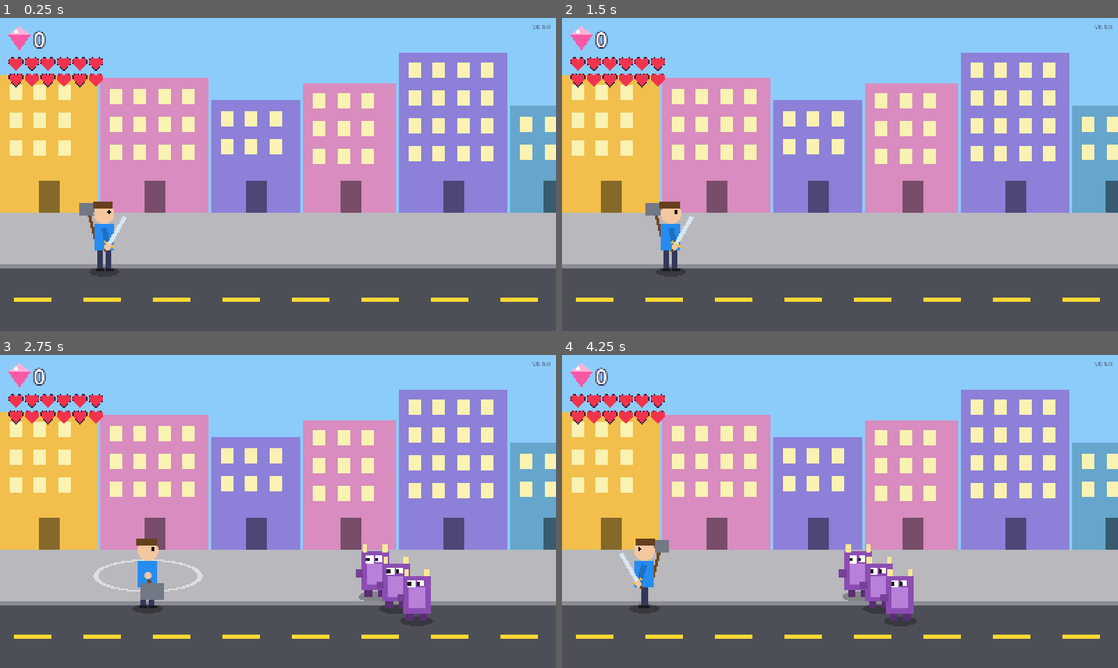
Above: before the commit, frames 1-4 (two rows, left to right).
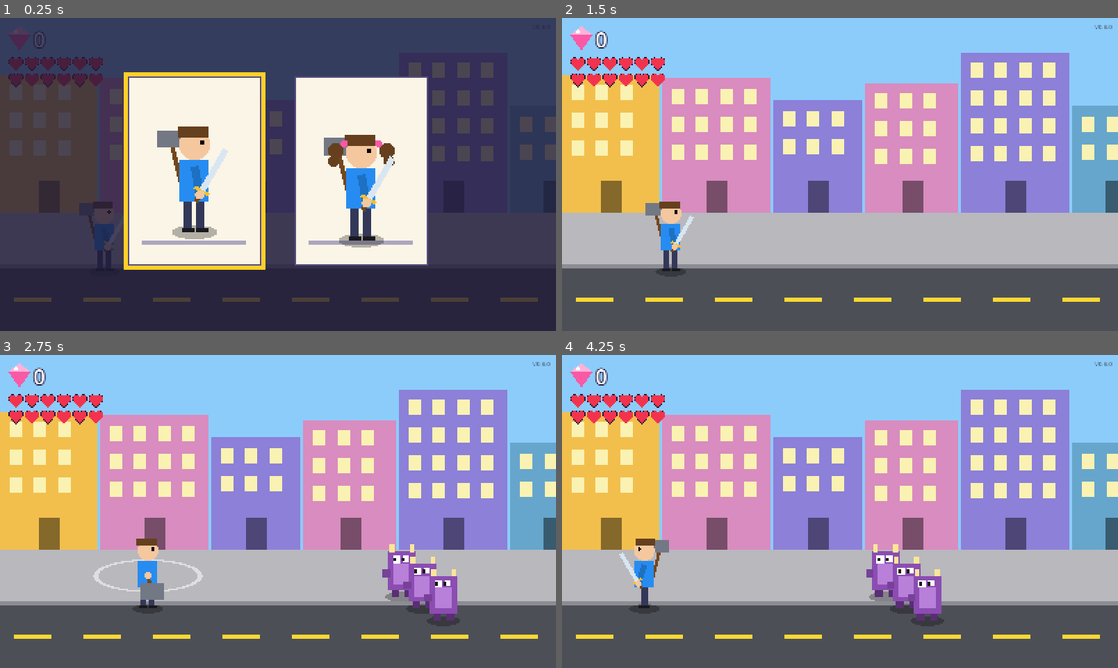
Above: after the commit, the same moments.

Repository: 84gareth/project-charlie
Game: Godot game, scene res://scenes/main.tscn
The game is run twice, just before and just after one commit, with the same random seed, the same clock (stepped at 60 frames per second) and the same inputs.
Inputs (mouse positions are in pixels of both pictures, inside the frame that each line leads up to):
- Up to frame 1 (0.25 s): no input
- Up to frame 2 (1.5 s): tap Enter (ui_accept) at 0.5, 0.77, 1.07 s; move the mouse to (962, 158) at 0.52 s; hold Right (move_right) 0.53-1.25 s; hold X (hammer) 0.53-1.25 s; click (962, 158) at 0.67 s; tap Z (sword) at 0.8 s; drag from (728, 190) to (812, 237) at 1.27 s
- Up to frame 3 (2.75 s): move the mouse to (333, 442) at 2.02 s; hold Right (move_right) from 2.03 s (still down); hold Enter (ui_accept) from 2.03 s (still down); click (333, 442) at 2.17 s; tap X (hammer) at 2.3 s
- Up to frame 4 (4.25 s): release Right (move_right) at 2.75 s; release Enter (ui_accept) at 2.75 s; drag from (812, 574) to (673, 464) at 2.77 s; move the mouse to (1006, 558) at 3.52 s; hold Left (move_left) from 3.53 s (still down); hold Z (sword) from 3.53 s (still down); click (1006, 558) at 3.67 s; tap Enter (ui_accept) at 3.77, 3.8, 4.07 s

The runs differ from the first frame. In frame 1, 99% of the frame differs, in the area x 0-100%, y 0-100%; in frame 2, less than 0.1%; in frame 3, 3.1%; in frame 4, 3.2%.

Commit message:
feat: pick a boy or a girl at the start (v0.6.0)
Phase 2, step 5, the last build step of the first touch test. Charlie
chose two pigtails for the girl.

- Pick screen (scenes/hero_picker.tscn): two big cards over a dimmed
  street, boy left and girl right; the chosen card gets a yellow frame
  and its hero bounces. No reading needed. Arrows, d-pad or stick move
  the choice; any attack button, Enter or a click picks. Picker input is
  marked handled, so the picking press doesn't also swing the sword.
- Nothing happens on the street (no walking, no waves) until a hero is
  picked; then the picker is freed and the fight begins as before.
- Hero art gains `look`: the girl has two pigtails with pink bobbles,
  also when knocked down.
- Playtest: street mode opens on the picker; --hero=boy|girl (and
  `tools/playtest.sh <mode> girl`) skips it. Practice and fight skip it
  as the boy by default. Existing live tests set hero_look to skip it.
- Tests: choice clamping, card hit-testing and layout (unit); picker
  blocks play, keys/pad/click pick, no leaked swing, preset skips it
  (live). Mutation-checked, including the input leak on its own.

Co-Authored-By: Claude Opus 5.5 <noreply@anthropic.com>

Diff:
--- a/project.godot
+++ b/project.godot
@@ -11,7 +11,7 @@
 [application]
 
 config/name="Project Charlie"
-config/version="0.5.0"
+config/version="0.6.0"
 run/main_scene="res://scenes/main.tscn"
 config/features=PackedStringArray("4.7", "GL Compatibility")
 config/icon="res://icon.svg"
--- /dev/null
+++ b/scenes/hero_picker.tscn
@@ -0,0 +1,31 @@
+[gd_scene load_steps=3 format=3]
+
+[ext_resource type="Script" path="res://scripts/picker_board.gd" id="1_board"]
+[ext_resource type="Script" path="res://scripts/hero_art.gd" id="2_art"]
+
+[node name="HeroPicker" type="CanvasLayer"]
+layer = 10
+
+[node name="Dim" type="ColorRect" parent="."]
+anchors_preset = 15
+anchor_right = 1.0
+anchor_bottom = 1.0
+grow_horizontal = 2
+grow_vertical = 2
+mouse_filter = 2
+color = Color(0.12, 0.1, 0.22, 0.8)
+
+[node name="Board" type="Node2D" parent="."]
+unique_name_in_owner = true
+script = ExtResource("1_board")
+
+[node name="BoyArt" type="Node2D" parent="Board"]
+position = Vector2(560, 640)
+scale = Vector2(1.5, 1.5)
+script = ExtResource("2_art")
+
+[node name="GirlArt" type="Node2D" parent="Board"]
+position = Vector2(1040, 640)
+scale = Vector2(1.5, 1.5)
+script = ExtResource("2_art")
+look = "girl"
--- a/scenes/main.tscn
+++ b/scenes/main.tscn
@@ -1,10 +1,11 @@
-[gd_scene load_steps=6 format=3]
+[gd_scene load_steps=7 format=3]
 
 [ext_resource type="Script" path="res://scripts/main.gd" id="1_main"]
 [ext_resource type="Script" path="res://scripts/street_art.gd" id="2_street"]
 [ext_resource type="PackedScene" path="res://scenes/hero.tscn" id="3_hero"]
 [ext_resource type="Script" path="res://scripts/gem_art.gd" id="4_gem"]
 [ext_resource type="Script" path="res://scripts/hearts_art.gd" id="5_hearts"]
+[ext_resource type="PackedScene" path="res://scenes/hero_picker.tscn" id="6_picker"]
 
 [node name="Main" type="Node2D"]
 script = ExtResource("1_main")
@@ -68,3 +69,5 @@
 unique_name_in_owner = true
 position = Vector2(46, 132)
 script = ExtResource("5_hearts")
+
+[node name="HeroPicker" parent="." instance=ExtResource("6_picker")]
--- a/scripts/hero.gd
+++ b/scripts/hero.gd
@@ -26,9 +26,11 @@
 var blinking: bool = false
 ## True while knocked down: no walking or attacking.
 var down: bool = false
+## False while the start screen is up: no walking or attacking.
+var controls_on: bool = true
 
 func _unhandled_input(event: InputEvent) -> void:
-	if down:
+	if down or not controls_on:
 		return
 	if event.is_action_pressed("sword"):
 		_start_attack(Attacks.SWORD)
@@ -50,7 +52,7 @@
 func _process(delta: float) -> void:
 	attack.update(delta)
 	var dir: Vector2 = Vector2.ZERO
-	if not attack.busy() and not down:
+	if not attack.busy() and not down and controls_on:
 		dir = Input.get_vector("move_left", "move_right", "move_up", "move_down")
 	position = Walk.step(position, dir, delta, walk_area)
 	facing = Walk.facing(facing, dir.x)
--- a/scripts/hero_art.gd
+++ b/scripts/hero_art.gd
@@ -15,6 +15,7 @@
 const GOLD: Color = Color(0.95, 0.75, 0.2)
 const HAMMER_HEAD: Color = Color(0.45, 0.47, 0.52)
 const SWOOSH: Color = Color(1, 1, 1, 0.55)
+const BOBBLE: Color = Color(0.98, 0.35, 0.65)
 
 ## Where the spinning hammer circles, around the hero's middle.
 const SPIN_CENTRE: Vector2 = Vector2(0.0, -95.0)
@@ -32,6 +33,11 @@
 var attack_progress: float = 0.0
 ## Knocked down: lying on the street with stars going round.
 var down: bool = false
+## "boy" or "girl", picked at the start.
+@export var look: String = "boy":
+	set(value):
+		look = value
+		queue_redraw()
 
 var _step_time: float = 0.0
 
@@ -67,7 +73,7 @@
 	draw_rect(Rect2(-28.0, -138.0, 56.0, 78.0), SHIRT)
 	# Head, hair and eye.
 	draw_circle(Vector2(0.0, -168.0), 30.0, SKIN)
-	draw_rect(Rect2(-32.0, -202.0, 58.0, 20.0), HAIR)
+	_draw_hair()
 	draw_circle(Vector2(14.0, -172.0), 4.5, Color.BLACK)
 
 	if spinning:
@@ -75,6 +81,18 @@
 			_draw_spinning_hammer(spin_angle)
 	else:
 		_draw_sword_arm(swing)
+
+## Short hair for the boy; for the girl, Charlie's two pigtails, one each
+## side, with pink bobbles.
+func _draw_hair() -> void:
+	draw_rect(Rect2(-32.0, -202.0, 58.0, 20.0), HAIR)
+	if look != "girl":
+		return
+	for side: float in [-1.0, 1.0]:
+		var bobble: Vector2 = Vector2(side * 33.0, -186.0)
+		draw_circle(bobble + Vector2(side * 16.0, 14.0), 15.0, HAIR)
+		draw_circle(bobble + Vector2(side * 20.0, 34.0), 11.0, HAIR)
+		draw_circle(bobble, 7.0, BOBBLE)
 
 ## The arm holding the sword. Idle, the sword points up and forward; a
 ## sword attack sweeps it from over the shoulder down to the front.
@@ -108,7 +126,7 @@
 	draw_rect(Rect2(4.0, -64.0, 16.0, 58.0), TROUSERS)
 	draw_rect(Rect2(-28.0, -138.0, 56.0, 78.0), SHIRT)
 	draw_circle(Vector2(0.0, -168.0), 30.0, SKIN)
-	draw_rect(Rect2(-32.0, -202.0, 58.0, 20.0), HAIR)
+	_draw_hair()
 	draw_set_transform(Vector2.ZERO, 0.0, Vector2.ONE)
 	var t: float = Time.get_ticks_msec() * 0.004
 	for i: int in 3:
--- /dev/null
+++ b/scripts/hero_choice.gd
@@ -0,0 +1,19 @@
+extends RefCounted
+## The start screen's choice, as pure data: two big cards, boy on the left
+## and girl on the right, on the 1600x900 screen.
+
+const LOOKS: Array[String] = ["boy", "girl"]
+const CARDS: Array[Rect2] = [Rect2(370, 170, 380, 540), Rect2(850, 170, 380, 540)]
+## Where each card's hero stands.
+const FEET_Y: float = 640.0
+
+## Moving the choice left (-1) or right (+1), stopping at the ends.
+static func move(selected: int, dir: int) -> int:
+	return clampi(selected + dir, 0, LOOKS.size() - 1)
+
+## Which card is under a screen point, or -1 for none.
+static func card_at(point: Vector2) -> int:
+	for i: int in CARDS.size():
+		if CARDS[i].has_point(point):
+			return i
+	return -1
--- a/scripts/main.gd
+++ b/scripts/main.gd
@@ -1,8 +1,8 @@
 extends Node2D
-## The game: one city street, the hero, and waves of baddies that punch
-## back and each leave a gem behind (Phase 2, step 4). Beat a wave and
-## another comes. Out of hearts: the hero falls down, the fight restarts
-## with full hearts, and the gems are kept.
+## The game: pick a boy or a girl, then one city street, the hero, and
+## waves of baddies that punch back and each leave a gem behind (Phase 2).
+## Beat a wave and another comes. Out of hearts: the hero falls down, the
+## fight restarts with full hearts, and the gems are kept.
 
 const Controls = preload("res://scripts/controls.gd")
 const Layout = preload("res://scripts/street_layout.gd")
@@ -24,6 +24,7 @@
 @onready var version_label: Label = %VersionLabel
 @onready var gem_label: Label = %GemLabel
 @onready var hearts_art: Node2D = %Hearts
+@onready var picker: CanvasLayer = $HeroPicker
 
 var fight := FightState.new()
 ## Baddies still on the street, including ones sinking.
@@ -35,6 +36,11 @@
 ## Playtest mode (see playtest_args.gd). Read from the command line unless
 ## set before the scene enters the tree.
 var mode: String = ""
+## "boy" or "girl". If still "" at the start (not set by a test or
+## --hero=), the street mode shows the picker; other modes use the boy.
+var hero_look: String = ""
+## True while the start screen is up: no fighting yet.
+var picking: bool = false
 
 var _wave_wait: float = 0.0
 var _down_left: float = 0.0
@@ -50,13 +56,34 @@
 	version_label.text = "v" + str(ProjectSettings.get_setting("application/config/version"))
 	hearts_art.max_hearts = FightState.MAX_HEARTS
 	_show_score()
+	if hero_look == "":
+		hero_look = PlaytestArgs.hero(OS.get_cmdline_user_args())
+	if hero_look == "" and mode == "street":
+		picking = true
+		hero.controls_on = false
+		picker.get_node("%Board").picked.connect(_on_hero_picked)
+	else:
+		_use_look(hero_look if hero_look != "" else "boy")
 	match mode:
 		"practice":
 			waves_enabled = false
 		"fight":
 			start_wave(Waves.CLOSE)
 
+func _on_hero_picked(look: String) -> void:
+	_use_look(look)
+	picking = false
+	hero.controls_on = true
+
+func _use_look(look: String) -> void:
+	hero_look = look
+	hero.art.look = look
+	if is_instance_valid(picker):
+		picker.queue_free()
+
 func _process(delta: float) -> void:
+	if picking:
+		return
 	fight.update(delta)
 	hero.blinking = fight.is_safe() and not hero.down
 	if hero.down:
--- /dev/null
+++ b/scripts/picker_board.gd
@@ -0,0 +1,60 @@
+extends Node2D
+## The start screen: pick a boy or a girl. No reading needed: two big
+## cards with the heroes on them; the chosen one has a yellow frame and
+## bounces. Left/right (arrows, d-pad or stick) moves the choice; the
+## sword or hammer button, Enter, or a click on a card picks.
+
+signal picked(look: String)
+
+const Choice = preload("res://scripts/hero_choice.gd")
+
+const CARD: Color = Color(0.98, 0.96, 0.9)
+const CARD_EDGE: Color = Color(0.35, 0.3, 0.5)
+const CHOSEN: Color = Color(1.0, 0.82, 0.15)
+
+var selected: int = 0
+
+var _time: float = 0.0
+@onready var _arts: Array[Node2D] = [$BoyArt, $GirlArt]
+
+func _process(delta: float) -> void:
+	_time += delta
+	for i: int in _arts.size():
+		var bounce: float = absf(sin(_time * 6.0)) * 24.0 if i == selected else 0.0
+		_arts[i].position = Vector2(Choice.CARDS[i].get_center().x, Choice.FEET_Y - bounce)
+	queue_redraw()
+
+func _draw() -> void:
+	for i: int in Choice.CARDS.size():
+		var r: Rect2 = Choice.CARDS[i]
+		if i == selected:
+			draw_rect(r.grow(14.0), CHOSEN)
+		draw_rect(r, CARD)
+		draw_rect(r, CARD_EDGE, false, 6.0)
+		# A little floor for the hero to stand on.
+		draw_rect(Rect2(r.position.x + 40.0, Choice.FEET_Y, r.size.x - 80.0, 12.0), CARD_EDGE.lightened(0.5))
+
+func _unhandled_input(event: InputEvent) -> void:
+	var handled: bool = true
+	if event.is_action_pressed("move_left"):
+		selected = Choice.move(selected, -1)
+	elif event.is_action_pressed("move_right"):
+		selected = Choice.move(selected, 1)
+	elif event.is_action_pressed("sword") or event.is_action_pressed("hammer") \
+			or event.is_action_pressed("ui_accept"):
+		picked.emit(Choice.LOOKS[selected])
+	elif event is InputEventMouseMotion:
+		var over: int = Choice.card_at(make_input_local(event).position)
+		if over >= 0:
+			selected = over
+	elif event is InputEventMouseButton and event.pressed \
+			and event.button_index == MOUSE_BUTTON_LEFT:
+		var hit: int = Choice.card_at(make_input_local(event).position)
+		if hit >= 0:
+			selected = hit
+			picked.emit(Choice.LOOKS[hit])
+	else:
+		handled = false
+	# Nothing reaches the hero while the picker is up.
+	if handled:
+		get_viewport().set_input_as_handled()
--- a/scripts/playtest_args.gd
+++ b/scripts/playtest_args.gd
@@ -1,16 +1,27 @@
 extends RefCounted
-## Reads the playtest mode from the command line, as tools/playtest.sh
-## passes it after Godot's `--`:  --mode=practice
-##   street    the normal game (the default)
+## Reads playtest options from the command line, as tools/playtest.sh
+## passes them after Godot's `--`:  --mode=fight --hero=girl
+##   street    the normal game (the default), starting at the hero picker
 ##   practice  no baddies: try walking, the sword and the hammer
 ##   fight     the first wave arrives straight away, close by
+## --hero=boy|girl skips the picker (practice and fight skip it anyway,
+## as the boy unless told otherwise).
 
 const MODES: Array[String] = ["street", "practice", "fight"]
 const DEFAULT: String = "street"
+const LOOKS: Array[String] = ["boy", "girl"]
 
 static func mode(args: PackedStringArray) -> String:
+	var m: String = _value(args, "--mode=")
+	return m if MODES.has(m) else DEFAULT
+
+## "boy" or "girl" if asked for, otherwise "".
+static func hero(args: PackedStringArray) -> String:
+	var h: String = _value(args, "--hero=")
+	return h if LOOKS.has(h) else ""
+
+static func _value(args: PackedStringArray, prefix: String) -> String:
 	for arg: String in args:
-		if arg.begins_with("--mode="):
-			var m: String = arg.trim_prefix("--mode=")
-			return m if MODES.has(m) else DEFAULT
-	return DEFAULT
+		if arg.begins_with(prefix):
+			return arg.trim_prefix(prefix)
+	return ""
--- a/tests/live/test_fight_live.gd
+++ b/tests/live/test_fight_live.gd
@@ -11,6 +11,7 @@
 
 func before_each() -> void:
 	_main = load("res://scenes/main.tscn").instantiate()
+	_main.hero_look = "boy"
 	add_child(_main)
 	await frames(1)
 	_hero = _main.get_node("%Hero")
--- a/tests/live/test_hearts_live.gd
+++ b/tests/live/test_hearts_live.gd
@@ -13,6 +13,7 @@
 
 func before_each() -> void:
 	_main = load("res://scenes/main.tscn").instantiate()
+	_main.hero_look = "boy"
 	add_child(_main)
 	await frames(1)
 	_main.waves_enabled = false
--- a/tests/live/test_hero_attack_live.gd
+++ b/tests/live/test_hero_attack_live.gd
@@ -10,6 +10,7 @@
 
 func before_each() -> void:
 	_main = load("res://scenes/main.tscn").instantiate()
+	_main.hero_look = "boy"
 	add_child(_main)
 	await frames(1)
 	_hero = _main.get_node("%Hero")
--- a/tests/live/test_hero_walk_live.gd
+++ b/tests/live/test_hero_walk_live.gd
@@ -9,6 +9,7 @@
 
 func before_each() -> void:
 	_main = load("res://scenes/main.tscn").instantiate()
+	_main.hero_look = "boy"
 	add_child(_main)
 	await frames(1)
 	_hero = _main.get_node("%Hero")
--- a/tests/live/test_main_scene_live.gd
+++ b/tests/live/test_main_scene_live.gd
@@ -13,6 +13,7 @@
 func test_main_scene_shows_street_hero_and_version() -> void:
 	var path: String = str(ProjectSettings.get_setting("application/run/main_scene"))
 	_main = load(path).instantiate()
+	_main.hero_look = "boy"
 	add_child(_main)
 	await frames(1)
 	var version: String = str(ProjectSettings.get_setting("application/config/version"))
--- /dev/null
+++ b/tests/live/test_picker_live.gd
@@ -0,0 +1,98 @@
+extends "res://tests/framework/live_case.gd"
+## The start screen in the real game: it shows first, nothing happens on
+## the street until a hero is picked, and keys, controller or a click
+## pick one. The picking press doesn't also swing the sword.
+
+const Choice = preload("res://scripts/hero_choice.gd")
+const Waves = preload("res://scripts/waves.gd")
+
+var _main: Node
+var _hero: Node2D
+
+func before_each() -> void:
+	_main = load("res://scenes/main.tscn").instantiate()
+	_main.mode = "street"
+	add_child(_main)
+	await frames(1)
+	_hero = _main.get_node("%Hero")
+
+func after_each() -> void:
+	Input.action_release("move_right")
+	if is_instance_valid(_main):
+		_main.queue_free()
+	await frames(1)
+
+func _send(e: InputEvent) -> void:
+	Input.parse_input_event(e)
+	Input.flush_buffered_events()
+
+func _tap_key(code: Key) -> void:
+	for down: bool in [true, false]:
+		var e := InputEventKey.new()
+		e.physical_keycode = code
+		e.pressed = down
+		_send(e)
+
+func _tap_pad(button: JoyButton) -> void:
+	for down: bool in [true, false]:
+		var e := InputEventJoypadButton.new()
+		e.button_index = button
+		e.pressed = down
+		_send(e)
+
+func _board() -> Node2D:
+	return _main.get_node("HeroPicker/Board")
+
+func test_picker_shows_first_and_nothing_starts() -> void:
+	assert_true(_main.picking, "picking")
+	assert_not_null(_board(), "cards on screen")
+	var x: float = _hero.position.x
+	Input.action_press("move_right")
+	await seconds(Waves.PAUSE + 0.3)
+	Input.action_release("move_right")
+	assert_eq(_hero.position.x, x, "hero waits")
+	assert_eq(_main.baddies.size(), 0, "no baddies yet")
+
+func test_right_then_sword_key_picks_the_girl() -> void:
+	_tap_key(KEY_RIGHT)
+	assert_eq(_board().selected, 1, "girl chosen")
+	_tap_key(KEY_Z)
+	await until(func() -> bool: return not _main.picking, "picked")
+	assert_eq(_main.hero_look, "girl")
+	assert_eq(_hero.art.look, "girl", "hero has pigtails")
+	assert_false(_hero.attack.busy(), "picking didn't swing the sword")
+	await until(func() -> bool: return not is_instance_valid(_main.picker), "picker goes away")
+	await until(func() -> bool: return _main.baddies.size() == Waves.SIZE, "the fight begins")
+
+func test_controller_picks_the_boy_straight_away() -> void:
+	_tap_pad(JOY_BUTTON_A)
+	await until(func() -> bool: return not _main.picking, "picked")
+	assert_eq(_hero.art.look, "boy")
+
+func test_controller_dpad_moves_the_choice() -> void:
+	_tap_pad(JOY_BUTTON_DPAD_RIGHT)
+	assert_eq(_board().selected, 1, "to the girl")
+	_tap_pad(JOY_BUTTON_DPAD_LEFT)
+	assert_eq(_board().selected, 0, "back to the boy")
+
+func test_clicking_the_girl_card_picks_her() -> void:
+	var at: Vector2 = get_viewport().get_final_transform() * Choice.CARDS[1].get_center()
+	for down: bool in [true, false]:
+		var e := InputEventMouseButton.new()
+		e.button_index = MOUSE_BUTTON_LEFT
+		e.position = at
+		e.global_position = at
+		e.pressed = down
+		_send(e)
+	await until(func() -> bool: return not _main.picking, "picked by click")
+	assert_eq(_hero.art.look, "girl")
+
+func test_a_chosen_hero_skips_the_picker() -> void:
+	var other: Node = load("res://scenes/main.tscn").instantiate()
+	other.mode = "street"
+	other.hero_look = "girl"
+	add_child(other)
+	await frames(1)
+	assert_false(other.picking, "no picker")
+	assert_eq(other.get_node("%Hero").art.look, "girl")
+	other.queue_free()
--- a/tests/live/test_playtest_modes_live.gd
+++ b/tests/live/test_playtest_modes_live.gd
@@ -12,6 +12,7 @@
 
 func _start(mode: String) -> void:
 	_main = load("res://scenes/main.tscn").instantiate()
+	_main.hero_look = "boy"
 	_main.mode = mode
 	add_child(_main)
 	await frames(1)
--- /dev/null
+++ b/tests/unit/test_hero_choice.gd
@@ -0,0 +1,27 @@
+extends "res://tests/framework/test_case.gd"
+## The start screen's choice: boy on the left, girl on the right.
+
+const Choice = preload("res://scripts/hero_choice.gd")
+
+func test_boy_left_girl_right() -> void:
+	assert_eq(Choice.LOOKS, ["boy", "girl"] as Array[String])
+	assert_lt(Choice.CARDS[0].position.x, Choice.CARDS[1].position.x)
+
+func test_moving_stops_at_the_ends() -> void:
+	assert_eq(Choice.move(0, 1), 1, "right to the girl")
+	assert_eq(Choice.move(1, 1), 1, "can't go past the girl")
+	assert_eq(Choice.move(1, -1), 0, "left to the boy")
+	assert_eq(Choice.move(0, -1), 0, "can't go past the boy")
+
+func test_clicking_finds_the_card() -> void:
+	assert_eq(Choice.card_at(Choice.CARDS[0].get_center()), 0, "boy card")
+	assert_eq(Choice.card_at(Choice.CARDS[1].get_center()), 1, "girl card")
+	assert_eq(Choice.card_at(Vector2(800, 100)), -1, "above the cards")
+	assert_eq(Choice.card_at(Vector2(800, 440)), -1, "the gap between them")
+
+func test_cards_are_big_and_fit_on_screen() -> void:
+	var screen: Rect2 = Rect2(0, 0, 1600, 900)
+	for r: Rect2 in Choice.CARDS:
+		assert_true(screen.encloses(r), "on screen: %s" % r)
+		assert_gt(r.size.x, 300.0, "big enough to click")
+	assert_false(Choice.CARDS[0].intersects(Choice.CARDS[1]), "don't overlap")
--- a/tests/unit/test_playtest_args.gd
+++ b/tests/unit/test_playtest_args.gd
@@ -13,5 +13,13 @@
 func test_unknown_mode_falls_back_to_the_normal_game() -> void:
 	assert_eq(PlaytestArgs.mode(PackedStringArray(["--mode=banana"])), "street")
 
+func test_hero_is_read_when_given() -> void:
+	assert_eq(PlaytestArgs.hero(PackedStringArray(["--mode=fight", "--hero=girl"])), "girl")
+	assert_eq(PlaytestArgs.hero(PackedStringArray(["--hero=boy"])), "boy")
+
+func test_no_hero_or_an_odd_one_means_ask() -> void:
+	assert_eq(PlaytestArgs.hero(PackedStringArray()), "")
+	assert_eq(PlaytestArgs.hero(PackedStringArray(["--hero=dragon"])), "")
+
 func test_other_arguments_are_ignored() -> void:
 	assert_eq(PlaytestArgs.mode(PackedStringArray(["--verbose", "--mode=fight"])), "fight")
Not shown, added: scripts/hero_choice.gd.uid
Not shown, added: scripts/picker_board.gd.uid
Not shown, added: tests/live/test_picker_live.gd.uid
Not shown, added: tests/unit/test_hero_choice.gd.uid
Not shown, changed: CLAUDE.md
Not shown, changed: docs/pitch.md
Not shown, changed: docs/roadmap.md
Not shown, changed: tools/playtest.sh
